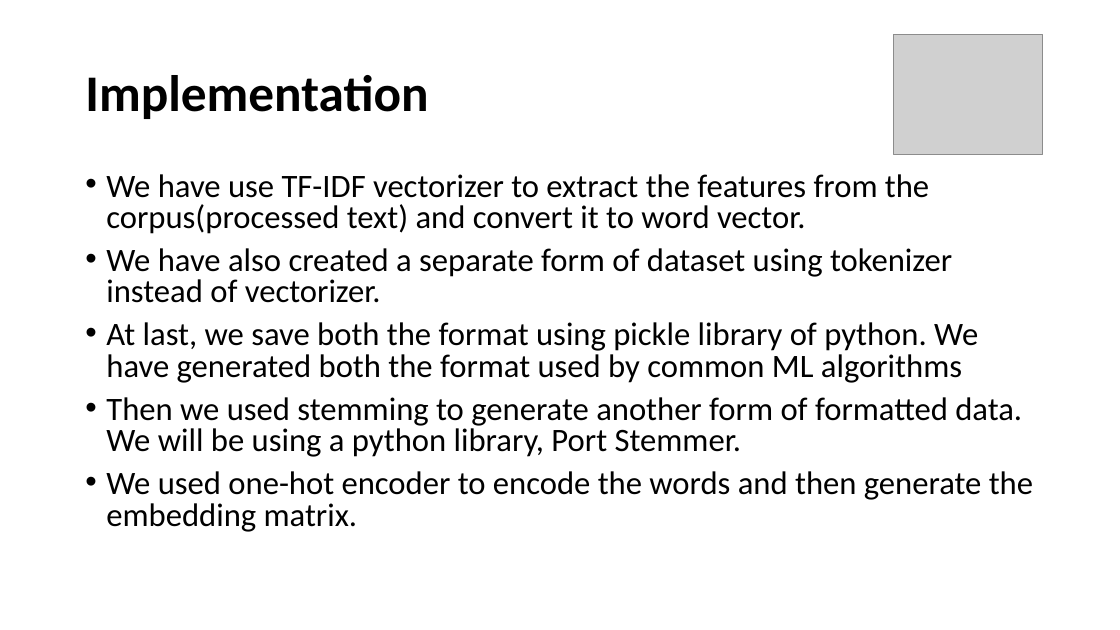
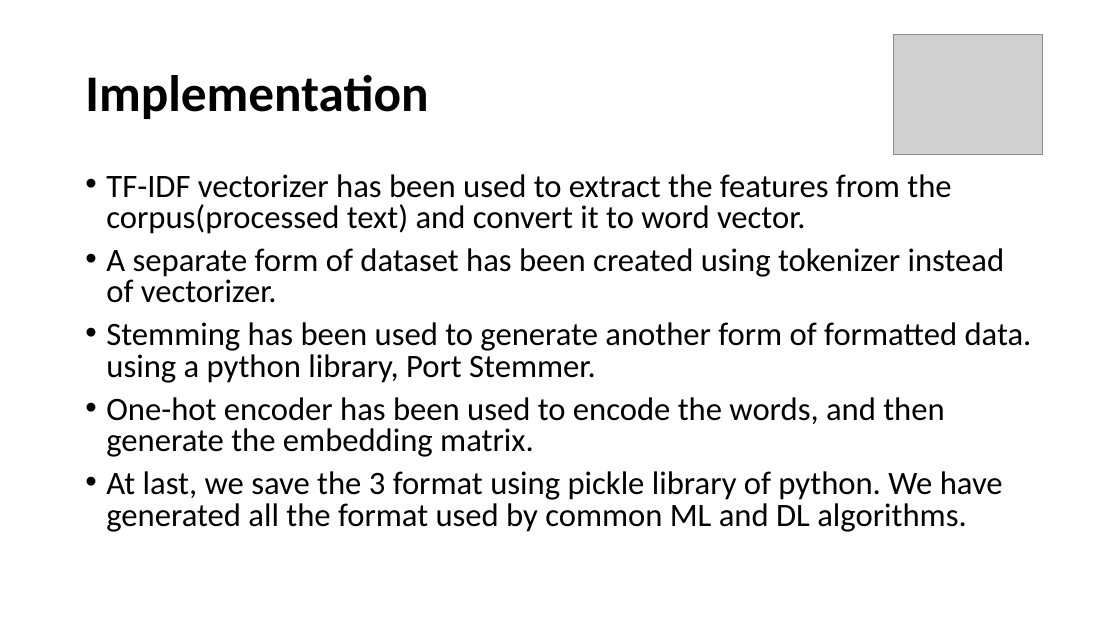
Before and after one commit to satya1013/Fake-News-1, a slide deck: slide 13 of Fake_News_New.pptx (slide 12 before the commit). Drawn at 1120x630 pixels with LibreOffice and Linux fonts; fonts in the diff are those of the drawing; grey boxes stand for pictures. Boxes give left, top, right and bottom in pixels: in the first picture for what was removed or moved away, otherwise in the second. Text is boxed around its words. In the diff, an @@ line names an element or a change of style, - is before the commit and + after.

```diff
--- a/Fake_News_New.pptx
+++ b/Fake_News_New.pptx
@@ text at <box>106,174,1032,532</box>: text changed @@
-• We have use TF-IDF vectorizer to extract the features from the corpus(processed text) and convert it to word vector.
-• We have also created a separate form of dataset using tokenizer instead of vectorizer.
-• At last, we save both the format using pickle library of python. We have generated both the format used by common ML algorithms
-• Then we used stemming to generate another form of formatted data. We will be using a python library, Port Stemmer.
-• We used one-hot encoder to encode the words and then generate the embedding matrix.
+• TF-IDF vectorizer has been used to extract the features from the corpus(processed text) and convert it to word vector.
+• A separate form of dataset has been created using tokenizer instead of vectorizer.
+• Stemming has been used to generate another form of formatted data. using a python library, Port Stemmer.
+• One-hot encoder has been used to encode the words, and then generate the embedding matrix.
+• At last, we save the 3 format using pickle library of python. We have generated all the format used by common ML and DL algorithms.
```
Also in this commit, not shown: 5 other slides changed, 1 slide added, 15 other files.
